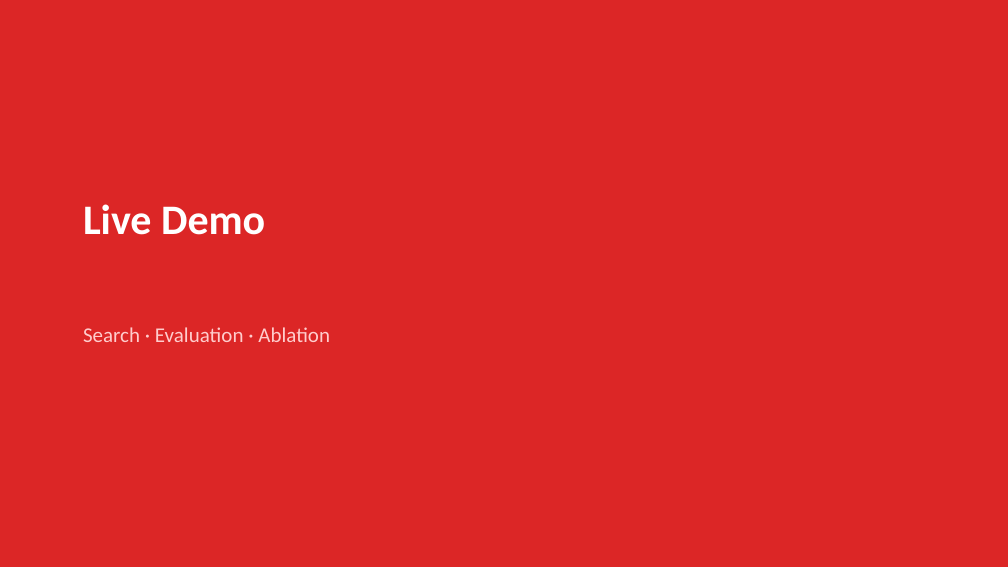
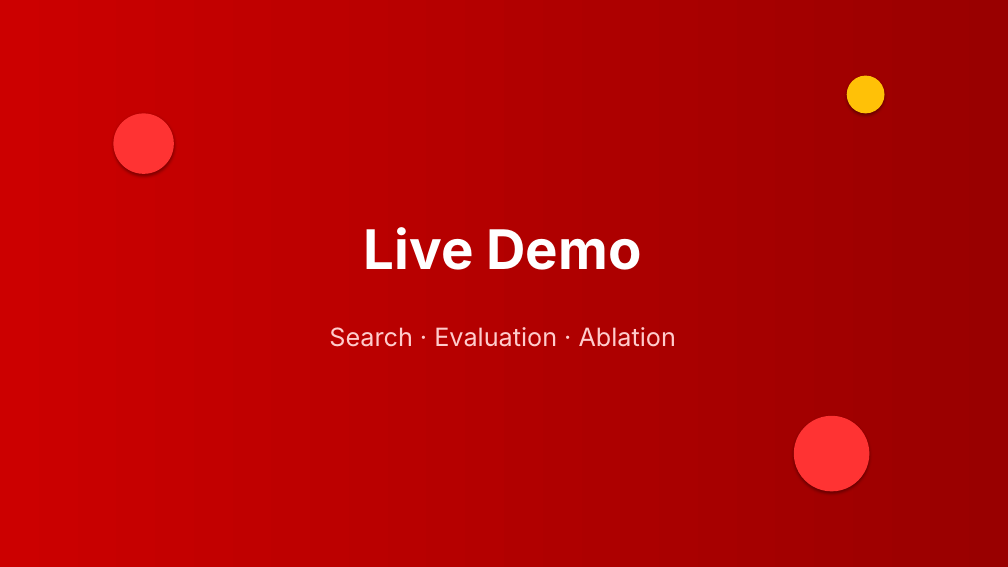
Before and after one commit to Alvin-Furman-CS-Classroom/project-2-ai-system-ronan-and-kelvin-s-epic-marketplace, a slide deck: slide 6 of Epic_Marketplace_Presentation.pptx (slide 7 before the commit). Drawn at 1008x567 pixels with LibreOffice and Linux fonts; fonts in the diff are those of the drawing. Boxes give left, top, right and bottom in pixels: in the first picture for what was removed or moved away, otherwise in the second. Text is boxed around its words. In the diff, an @@ line names an element or a change of style, - is before the commit and + after.

```diff
--- a/Epic_Marketplace_Presentation.pptx
+++ b/Epic_Marketplace_Presentation.pptx
@@ background #DC2626 to gradient #CC0000 to #990000 @@
@@ ellipse added at [847, 76, 885, 113], fill #FFC107 @@
@@ ellipse added at [113, 113, 174, 174], fill #FF3333 @@
@@ text "Live Demo": place and size @@
-text "Live Demo" at [83, 204, 265, 235]
+text "Live Demo" at [364, 227, 641, 270]
@@ text "Live Demo" at [364, 227, 641, 270]: size 40 to 52 pt, font Calibri to Inter; alignment left to centre @@
@@ text "Search · Evaluation · Ablation" at [329, 327, 676, 347]: size 20 to 24 pt, font Calibri to Inter; alignment left to centre @@
@@ ellipse added at [794, 416, 870, 492], fill #FF3333 @@
```
Also in this commit, not shown: 5 other slides changed, 7 slides added, 10 slides removed, 1 other file.
